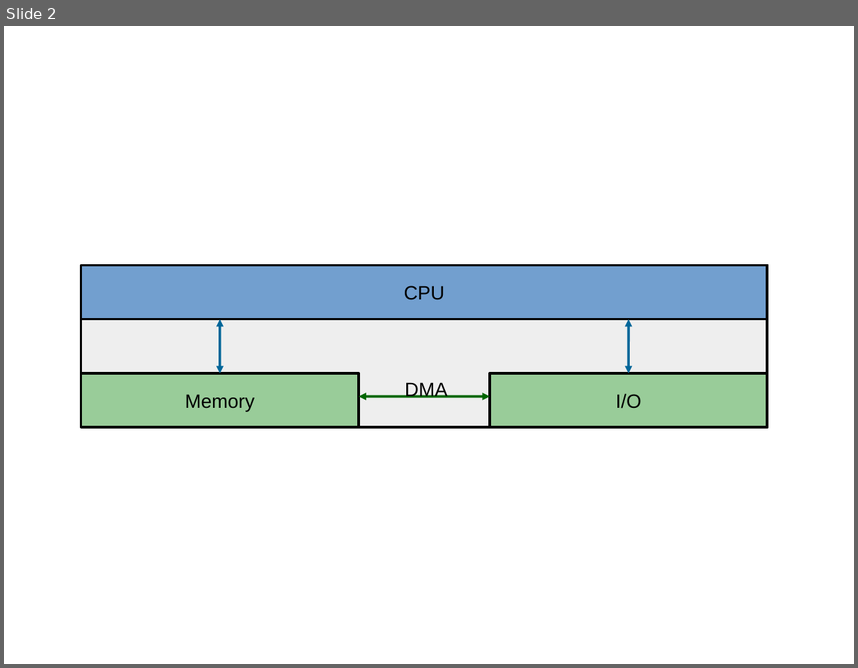
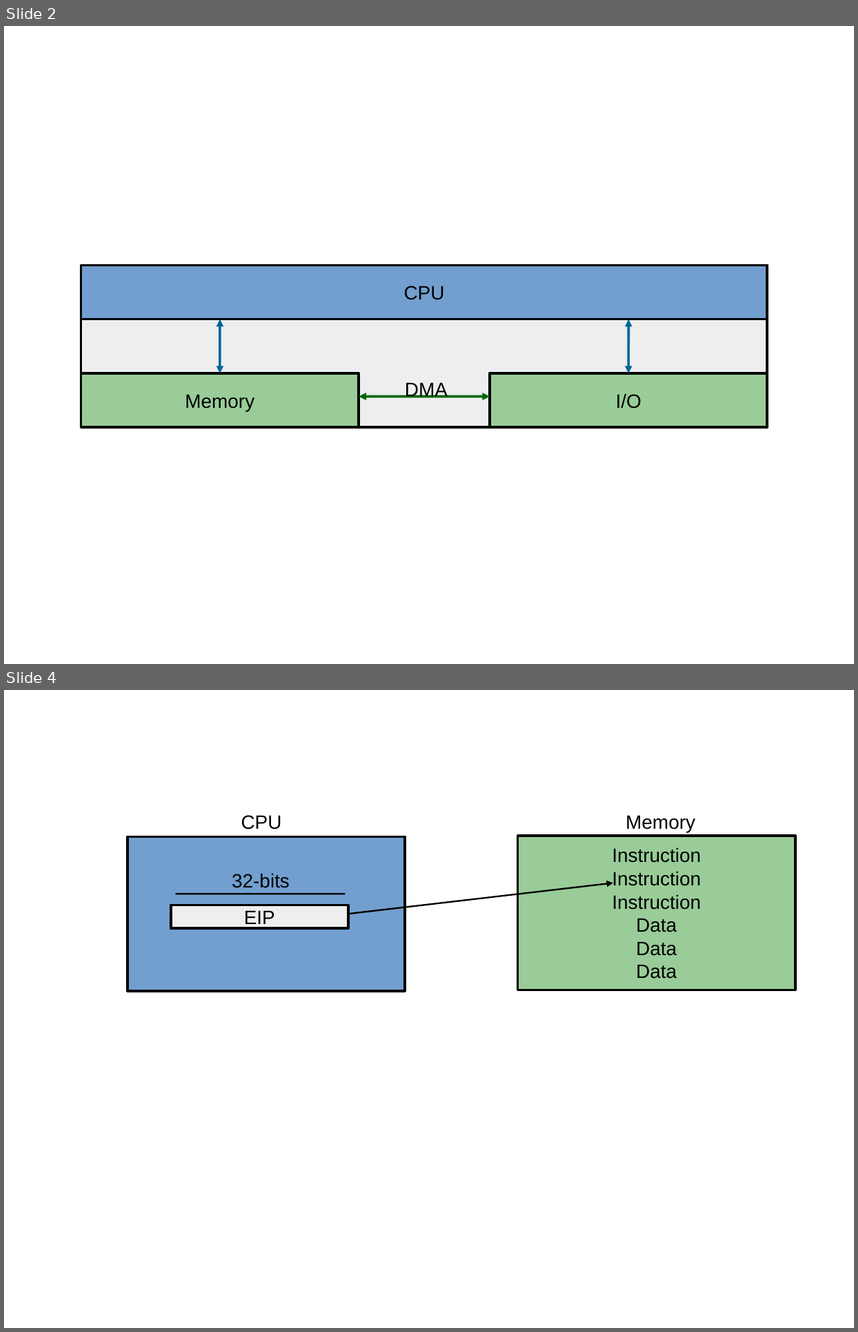
Before and after one commit to davidiw/os-website, a slide deck: lectures/images/images.odp. Shown one above the other, each under a label of ours: slide 2 before the commit, slides 2 and 4 after it; the slides between them are not shown. The pictures are 858x668 and 858x1332 pixels, drawn with LibreOffice and Linux fonts; fonts in the diff are those of the drawing. Boxes give left, top, right and bottom in pixels: in the first picture for what was removed or moved away, otherwise in the second. Text is boxed around its words. In the diff, an @@ line names an element or a change of style, - is before the commit and + after.

```diff
--- a/lectures/images/images.odp
+++ b/lectures/images/images.odp
@@ slide 4 added at bbox=[4, 690, 854, 1328], background #FFFFFF @@
@@ text added at bbox=[241, 815, 282, 829], 18 pt, text #000000 @@
+CPU
@@ text added at bbox=[626, 815, 695, 833], 18 pt, text #000000 @@
+Memory
@@ rectangle added at bbox=[128, 836, 405, 991], fill #729FCF, outline #000000 2.3 pt @@
@@ rectangle added at bbox=[518, 836, 795, 990], fill #99CC99, outline #000000 2.3 pt, 18 pt, text #000000 @@
+Instruction
+Instruction
+Instruction
+Data
+Data
+Data
@@ text added at bbox=[232, 873, 290, 888], 18 pt, text #000000 @@
+32-bits
@@ line added from (175, 894) to (345, 894), #000000 1.5 pt @@
@@ arrow added from (348, 914) to (613, 883), #000000 1.5 pt @@
@@ rectangle added at bbox=[170, 905, 348, 928], fill #EEEEEE, outline #000000 2.3 pt, 18 pt, text #000000 @@
+EIP
```
Also in this commit, not shown: 3 other slides added, 11 other files.
